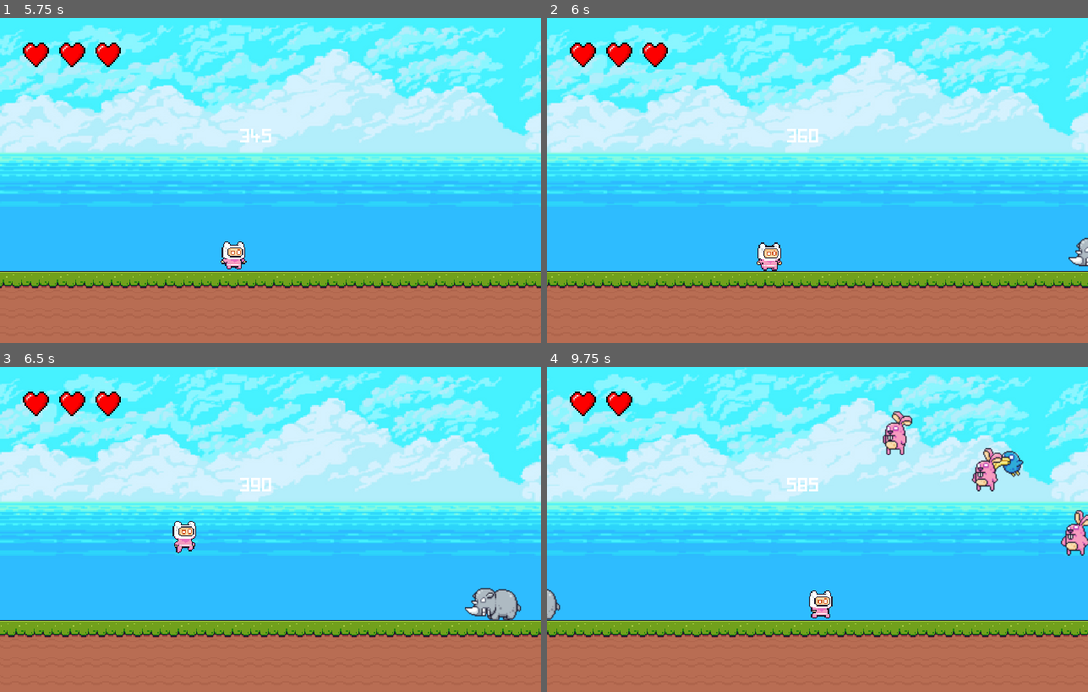
Above: before the commit, frames 1-4 (two rows, left to right).
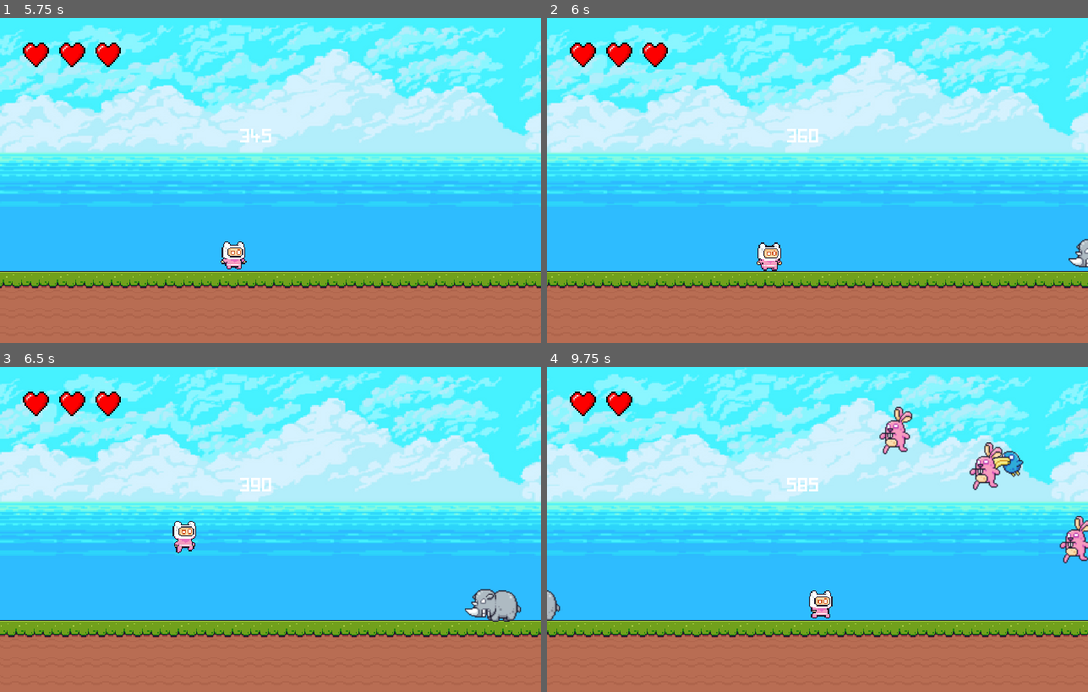
Above: after the commit, the same moments.

Repository: Lucaswpp/Projeto_a3
Game: Godot game, scene res://Nivel_1.tscn
The game is run twice, just before and just after one commit, with the same random seed, the same clock (stepped at 60 frames per second) and the same inputs.
Inputs:
- Up to frame 1 (5.75 s): tap Enter (enter) at 0.5, 0.6, 1.35, 2.1, 2.85, 3.6, 4.35, 5.1 s; hold D (move_right) 0.53-2.03 s; tap Space (JUMP) at 0.77, 1.52, 3.02, 3.77, 4.52 s; hold A (move_left) 2.03-2.78 s; hold D (move_right) 2.78-4.28 s; hold A (move_left) 4.28-5.03 s; hold D (move_right) from 5.03 s (still down)
- Up to frame 2 (6 s): release D (move_right) at 5.78 s; hold A (move_left) from 5.78 s (still down); tap Enter (enter) at 5.85 s
- Up to frame 3 (6.5 s): keep holding A (move_left); tap Space (JUMP) at 6.02 s
- Up to frame 4 (9.75 s): tap Enter (enter) every 0.75 s from 6.6 to 9.6 s; tap Space (JUMP) at 6.77, 7.52, 9.02 s; release A (move_left) at 7.28 s; hold D (move_right) 7.28-9.53 s; hold A (move_left) from 9.53 s (still down)

Frame 1 is identical in both runs. In frame 2, 0.1% of the frame differs, in the area x 96-100%, y 67-77%; in frame 3, 0.3%; in frame 4, 1.5%, in the area x 0-100%, y 12-78%.

Commit message:
add idiomas no jogo

Diff:
--- a/Enemy_bird.tscn
+++ b/Enemy_bird.tscn
@@ -40,7 +40,8 @@
 }
 
 [node name="Enemy_bird" type="KinematicBody2D"]
-collision_mask = 4
+collision_layer = 4
+collision_mask = 0
 script = ExtResource( 2 )
 
 [node name="CollisionShape2D" type="CollisionShape2D" parent="."]
--- a/Enemy_hino.tscn
+++ b/Enemy_hino.tscn
@@ -39,7 +39,8 @@
 }
 
 [node name="Enemy_hino" type="KinematicBody2D"]
-collision_mask = 2
+collision_layer = 8
+collision_mask = 0
 script = ExtResource( 2 )
 
 [node name="CollisionShape2D" type="CollisionShape2D" parent="."]
--- a/Enemy_rabbit.tscn
+++ b/Enemy_rabbit.tscn
@@ -171,7 +171,8 @@
 }
 
 [node name="Enemy_rabbit" type="KinematicBody2D"]
-collision_mask = 2
+collision_layer = 16
+collision_mask = 0
 script = ExtResource( 1 )
 
 [node name="CollisionShape2D" type="CollisionShape2D" parent="."]
--- a/Life.gd
+++ b/Life.gd
@@ -5,6 +5,10 @@
 var index = 0
 var is_invuneravel = true
 var time = 0
+var path_save = "res://save_game/"
+var file_name = "GameConfig.tres"
+var obj_gameConfig = ResourceLoader.load(path_save+file_name)
+
 
 func _process(delta):
 	check_life()
@@ -22,6 +26,8 @@
 func check_life():
 
 	if index > 2:
+		obj_gameConfig.scores[obj_gameConfig.personagem] = int($"../score".text)
+		ResourceSaver.save(path_save + file_name, obj_gameConfig)
 		get_tree().change_scene("res://Game_over.tscn")
 
 
--- a/Menu.gd
+++ b/Menu.gd
@@ -1,6 +1,13 @@
 extends Control
 
+var path_save = "res://save_game/"
+var file_name = "GameConfig.tres"
+var obj_config = ResourceLoader.load(path_save+file_name).duplicate()
+var idioma_mode = Tradutor.translate_game_path(obj_config.idioma+"."+"Menu")
+onready var lista_botao = $VBoxContainer
 
+func _ready():
+	translate_cena()
 
 func _on_Start_pressed():
 	get_tree().change_scene("res://Tutorial.tscn")
@@ -15,3 +22,8 @@
 
 func _on_exit_pressed():
 	get_tree().quit()
+
+
+func translate_cena():
+	for i in lista_botao.get_children():
+		i.text = idioma_mode[i.name]
--- a/Menu.tscn
+++ b/Menu.tscn
@@ -63,7 +63,7 @@
 custom_constants/separation = 10
 alignment = 1
 
-[node name="Start" type="Button" parent="VBoxContainer"]
+[node name="00" type="Button" parent="VBoxContainer"]
 margin_right = 180.0
 margin_bottom = 18.0
 focus_mode = 0
@@ -74,7 +74,7 @@
 text = "Start Game"
 flat = true
 
-[node name="character" type="Button" parent="VBoxContainer"]
+[node name="01" type="Button" parent="VBoxContainer"]
 margin_top = 28.0
 margin_right = 180.0
 margin_bottom = 46.0
@@ -86,7 +86,7 @@
 text = "Main Character"
 flat = true
 
-[node name="score" type="Button" parent="VBoxContainer"]
+[node name="02" type="Button" parent="VBoxContainer"]
 margin_top = 56.0
 margin_right = 180.0
 margin_bottom = 74.0
@@ -98,7 +98,7 @@
 text = "Score"
 flat = true
 
-[node name="exit" type="Button" parent="VBoxContainer"]
+[node name="03" type="Button" parent="VBoxContainer"]
 margin_top = 84.0
 margin_right = 180.0
 margin_bottom = 102.0
@@ -113,7 +113,7 @@
 [node name="person" parent="." instance=ExtResource( 3 )]
 position = Vector2( 96, 48 )
 
-[connection signal="pressed" from="VBoxContainer/Start" to="." method="_on_Start_pressed"]
-[connection signal="pressed" from="VBoxContainer/character" to="." method="_on_character_pressed"]
-[connection signal="pressed" from="VBoxContainer/score" to="." method="_on_score_pressed"]
-[connection signal="pressed" from="VBoxContainer/exit" to="." method="_on_exit_pressed"]
+[connection signal="pressed" from="VBoxContainer/00" to="." method="_on_Start_pressed"]
+[connection signal="pressed" from="VBoxContainer/01" to="." method="_on_character_pressed"]
+[connection signal="pressed" from="VBoxContainer/02" to="." method="_on_score_pressed"]
+[connection signal="pressed" from="VBoxContainer/03" to="." method="_on_exit_pressed"]
--- a/Nivel_1.gd
+++ b/Nivel_1.gd
@@ -6,7 +6,6 @@
 onready var bird = load("res://Enemy_bird.tscn")
 onready var rabbit = load("res://Enemy_rabbit.tscn")
 onready var capetao = load("res://Enemy_capetao.tscn")
-
 var tempo_spaw = 0
 var num_random = RandomNumberGenerator.new()
 
--- a/Nivel_1.tscn
+++ b/Nivel_1.tscn
@@ -173,6 +173,9 @@
 [sub_resource type="RectangleShape2D" id=6]
 extents = Vector2( 696, 19 )
 
+[sub_resource type="RectangleShape2D" id=7]
+extents = Vector2( 10, 112 )
+
 [node name="Nivel_1" type="Node2D"]
 script = ExtResource( 6 )
 
@@ -184,6 +187,7 @@
 
 [node name="Player" parent="." instance=ExtResource( 1 )]
 position = Vector2( 80, 48 )
+collision_mask = 1
 
 [node name="TileMap" type="TileMap" parent="."]
 tile_set = SubResource( 1 )
@@ -208,8 +212,8 @@
 
 [node name="StaticBody2D" type="StaticBody2D" parent="."]
 position = Vector2( 16, 240 )
-collision_layer = 2
-collision_mask = 2
+collision_layer = 0
+collision_mask = 28
 
 [node name="CollisionShape2D" type="CollisionShape2D" parent="StaticBody2D"]
 position = Vector2( 456, 4 )
@@ -217,3 +221,19 @@
 
 [node name="Life" parent="." instance=ExtResource( 8 )]
 position = Vector2( 64, 32 )
+
+[node name="StaticBody2D2" type="StaticBody2D" parent="."]
+position = Vector2( -8, 214 )
+collision_layer = 2
+
+[node name="CollisionShape2D" type="CollisionShape2D" parent="StaticBody2D2"]
+position = Vector2( 0, -102 )
+shape = SubResource( 7 )
+
+[node name="StaticBody2D3" type="StaticBody2D" parent="."]
+position = Vector2( -16, 428 )
+collision_layer = 2
+
+[node name="CollisionShape2D" type="CollisionShape2D" parent="StaticBody2D3"]
+position = Vector2( 1000, -317 )
+shape = SubResource( 7 )
--- a/Player.tscn
+++ b/Player.tscn
@@ -583,6 +583,7 @@
 shape = SubResource( 3 )
 
 [node name="hurtBox" type="Area2D" parent="."]
+collision_mask = 28
 
 [node name="CollisionShape2D" type="CollisionShape2D" parent="hurtBox"]
 self_modulate = Color( 0.435294, 0.0313726, 0.560784, 1 )
--- a/Score.gd
+++ b/Score.gd
@@ -1,6 +1,19 @@
 extends Control
 
-
+onready var list_score = $scores
+onready var list_sprites = $sprites
+var path_save = "res://save_game/"
+var file_name = "GameConfig.tres"
+var position_node_list: = [[128,80],[128,144],[128,208]]
+var obj_gameConfig = ResourceLoader.load(path_save+file_name).duplicate()
 
 func _on_exit_pressed():
 	get_tree().change_scene("res://Menu.tscn")
+
+func _ready():
+	process_character_score()
+
+
+func process_character_score():
+	for i in list_score.get_children():
+		i.text = ""+String(obj_gameConfig.scores[i.name])
--- a/Score.tscn
+++ b/Score.tscn
@@ -60,23 +60,23 @@
 texture = ExtResource( 2 )
 hframes = 11
 
+[node name="virtual_guy" type="Sprite" parent="sprites"]
+position = Vector2( 128, 208 )
+scale = Vector2( 1.5, 1.5 )
+texture = ExtResource( 4 )
+hframes = 11
+
 [node name="mask_dude" type="Sprite" parent="sprites"]
 position = Vector2( 128, 144 )
 scale = Vector2( 1.5, 1.5 )
 texture = ExtResource( 3 )
 hframes = 11
 
-[node name="virtual_guy" type="Sprite" parent="sprites"]
-position = Vector2( 128, 208 )
-scale = Vector2( 1.5, 1.5 )
-texture = ExtResource( 4 )
-hframes = 11
-
 [node name="scores" type="Control" parent="."]
 margin_right = 40.0
 margin_bottom = 40.0
 
-[node name="Label" type="Label" parent="scores"]
+[node name="pink_man" type="Label" parent="scores"]
 margin_left = 320.0
 margin_top = 75.0
 margin_right = 365.0
@@ -84,7 +84,7 @@
 custom_fonts/font = SubResource( 2 )
 text = "1000"
 
-[node name="Label2" type="Label" parent="scores"]
+[node name="mask_dude" type="Label" parent="scores"]
 margin_left = 326.0
 margin_top = 142.0
 margin_right = 366.0
@@ -92,7 +92,7 @@
 custom_fonts/font = SubResource( 3 )
 text = "500"
 
-[node name="Label3" type="Label" parent="scores"]
+[node name="virtual_guy" type="Label" parent="scores"]
 margin_left = 326.0
 margin_top = 208.0
 margin_right = 366.0
--- a/character.gd
+++ b/character.gd
@@ -4,6 +4,7 @@
 var index = 0
 var path_save = "res://save_game/"
 var file_name = "GameConfig.tres"
+onready var obj_gameConfig = ResourceLoader.load(path_save+file_name).duplicate()
 
 func _on_left_pressed():
 	togle_sprite(-1)
@@ -13,7 +14,6 @@
 	togle_sprite(1)
 
 func _on_Ok_pressed():
-	var obj_gameConfig = GameConfig.new()
 	obj_gameConfig.personagem = get_select_person()
 	ResourceSaver.save(path_save + file_name, obj_gameConfig)
 	get_tree().change_scene("res://Menu.tscn")
--- /dev/null
+++ b/config.gd
@@ -0,0 +1,13 @@
+extends Control
+
+onready var idioma_list = $list_idioma
+onready var diff_list = $list_diff
+var path_save = "res://save_game/"
+var file_name = "GameConfig.tres"
+onready var obj_gameConfig = ResourceLoader.load(path_save+file_name).duplicate()
+
+func _on_Button5_pressed():
+	obj_gameConfig.idioma = idioma_list.get_select_idioma()
+	obj_gameConfig.diff = diff_list.get_select_diff()
+	ResourceSaver.save(path_save+file_name,obj_gameConfig)
+	get_tree().change_scene("res://Menu.tscn")
--- /dev/null
+++ b/config.tscn
@@ -0,0 +1,161 @@
+[gd_scene load_steps=16 format=2]
+
+[ext_resource path="res://pixelart.ttf" type="DynamicFontData" id=1]
+[ext_resource path="res://right.png" type="Texture" id=2]
+[ext_resource path="res://left.png" type="Texture" id=3]
+[ext_resource path="res://ingles.png" type="Texture" id=4]
+[ext_resource path="res://brasil.png" type="Texture" id=5]
+[ext_resource path="res://portugal.png" type="Texture" id=6]
+[ext_resource path="res://russia.png" type="Texture" id=7]
+[ext_resource path="res://list_idioma.gd" type="Script" id=8]
+[ext_resource path="res://facil.png" type="Texture" id=9]
+[ext_resource path="res://dificil.png" type="Texture" id=10]
+[ext_resource path="res://medio.png" type="Texture" id=11]
+[ext_resource path="res://list_diff.gd" type="Script" id=12]
+[ext_resource path="res://ok_btn.png" type="Texture" id=13]
+[ext_resource path="res://config.gd" type="Script" id=14]
+
+[sub_resource type="DynamicFont" id=1]
+size = 20
+font_data = ExtResource( 1 )
+
+[node name="Control" type="Control"]
+anchor_right = 1.0
+anchor_bottom = 1.0
+script = ExtResource( 14 )
+
+[node name="ColorRect" type="ColorRect" parent="."]
+anchor_right = 1.0
+anchor_bottom = 1.0
+color = Color( 0.913725, 0.286275, 0.662745, 1 )
+
+[node name="Label" type="Label" parent="."]
+anchor_left = 0.5
+anchor_top = 0.5
+anchor_right = 0.5
+anchor_bottom = 0.5
+margin_left = -125.0
+margin_top = -107.0
+margin_right = 122.0
+margin_bottom = -82.0
+rect_pivot_offset = Vector2( 102, 13 )
+custom_fonts/font = SubResource( 1 )
+text = "Configuration"
+align = 1
+
+[node name="VBoxContainer" type="VBoxContainer" parent="."]
+margin_left = 24.0
+margin_top = 126.0
+margin_right = 314.0
+margin_bottom = 192.0
+custom_constants/separation = 30
+alignment = 1
+
+[node name="Label2" type="Label" parent="VBoxContainer"]
+margin_right = 290.0
+margin_bottom = 18.0
+rect_pivot_offset = Vector2( 102, 13 )
+custom_fonts/font = SubResource( 1 )
+text = "language"
+valign = 1
+
+[node name="Label3" type="Label" parent="VBoxContainer"]
+margin_top = 48.0
+margin_right = 290.0
+margin_bottom = 66.0
+rect_pivot_offset = Vector2( 102, 13 )
+custom_fonts/font = SubResource( 1 )
+text = "difficulty level"
+
+[node name="Button" type="Button" parent="."]
+margin_left = 149.0
+margin_top = 120.0
+margin_right = 179.0
+margin_bottom = 154.0
+icon = ExtResource( 3 )
+flat = true
+
+[node name="Button3" type="Button" parent="."]
+margin_left = 262.0
+margin_top = 168.0
+margin_right = 292.0
+margin_bottom = 202.0
+icon = ExtResource( 3 )
+flat = true
+
+[node name="Button2" type="Button" parent="."]
+margin_left = 219.0
+margin_top = 119.0
+margin_right = 251.0
+margin_bottom = 155.0
+icon = ExtResource( 2 )
+flat = true
+
+[node name="Button5" type="Button" parent="."]
+margin_left = 196.0
+margin_top = 213.0
+margin_right = 708.0
+margin_bottom = 719.0
+rect_scale = Vector2( 0.15, 0.15 )
+icon = ExtResource( 13 )
+flat = true
+
+[node name="Button4" type="Button" parent="."]
+margin_left = 333.0
+margin_top = 169.0
+margin_right = 363.0
+margin_bottom = 203.0
+icon = ExtResource( 2 )
+flat = true
+
+[node name="list_diff" type="Node2D" parent="."]
+script = ExtResource( 12 )
+
+[node name="facil" type="Sprite" parent="list_diff"]
+position = Vector2( 314, 186 )
+scale = Vector2( 0.055, 0.055 )
+texture = ExtResource( 9 )
+
+[node name="medio" type="Sprite" parent="list_diff"]
+visible = false
+position = Vector2( 314, 186 )
+scale = Vector2( 0.07, 0.07 )
+texture = ExtResource( 11 )
+
+[node name="dificil" type="Sprite" parent="list_diff"]
+visible = false
+position = Vector2( 314, 186 )
+scale = Vector2( 0.07, 0.07 )
+texture = ExtResource( 10 )
+
+[node name="list_idioma" type="Node2D" parent="."]
+script = ExtResource( 8 )
+
+[node name="Brasil" type="Sprite" parent="list_idioma"]
+position = Vector2( 199, 137 )
+scale = Vector2( 0.770833, 0.791667 )
+texture = ExtResource( 5 )
+
+[node name="portugal" type="Sprite" parent="list_idioma"]
+visible = false
+position = Vector2( 199, 137 )
+scale = Vector2( 0.771, 0.792 )
+texture = ExtResource( 6 )
+
+[node name="Ingles" type="Sprite" parent="list_idioma"]
+visible = false
+position = Vector2( 199, 137 )
+scale = Vector2( 0.771, 0.792 )
+texture = ExtResource( 4 )
+
+[node name="Russo" type="Sprite" parent="list_idioma"]
+visible = false
+position = Vector2( 199, 137 )
+scale = Vector2( 0.771, 0.792 )
+texture = ExtResource( 7 )
+
+[connection signal="pressed" from="Button" to="list_idioma" method="_on_Button_pressed"]
+[connection signal="pressed" from="Button3" to="list_diff" method="_on_Button3_pressed"]
+[connection signal="pressed" from="Button2" to="list_idioma" method="_on_Button2_pressed"]
+[connection signal="pressed" from="Button5" to="." method="_on_Button5_pressed"]
+[connection signal="pressed" from="Button4" to="list_diff" method="_on_Button4_pressed"]
--- /dev/null
+++ b/list_diff.gd
@@ -0,0 +1,43 @@
+extends Node2D
+
+var index = 0
+onready var lista_sprites = $"."
+
+
+func togle_sprite(num):
+	var cont = -1
+	index = validate_pos(num)
+
+	for i in lista_sprites.get_children():
+		cont += 1
+
+		if index == cont:
+			i.visible = true
+		else:
+			i.visible = false
+
+
+func validate_pos(num):
+	var pos_num = (index + num)
+
+	if (num + index) < 0:
+		pos_num = 2
+
+	elif (num + index) > 2:
+		pos_num = 0
+
+	return pos_num
+
+func get_select_diff():
+	var cont = -1
+	for i in lista_sprites.get_children():
+		cont += 1
+		if i.visible == true:
+			return i.name
+
+
+func _on_Button3_pressed():
+	togle_sprite(1)
+
+func _on_Button4_pressed():
+	togle_sprite(-1)
--- /dev/null
+++ b/list_idioma.gd
@@ -0,0 +1,43 @@
+extends Node2D
+
+var index = 0
+onready var  lista_sprites = $"."
+
+func togle_sprite(num):
+	var cont = -1
+	index = validate_pos(num)
+
+	for i in lista_sprites.get_children():
+		cont += 1
+
+		if index == cont:
+			i.visible = true
+		else:
+			i.visible = false
+
+func get_select_idioma():
+	var cont = -1
+	for i in lista_sprites.get_children():
+		cont += 1
+		if i.visible == true:
+			return i.name
+
+
+func validate_pos(num):
+	var pos_num = (index + num)
+
+	if (num + index) < 0:
+		pos_num = 3
+
+	elif (num + index) > 3:
+		pos_num = 0
+
+	return pos_num
+
+
+func _on_Button_pressed():
+	togle_sprite(-1)
+
+
+func _on_Button2_pressed():
+	togle_sprite(1)
--- a/project.godot
+++ b/project.godot
@@ -22,6 +22,10 @@
 
 config/name="Game_a3"
 run/main_scene="res://Nivel_1.tscn"
+
+[autoload]
+
+Tradutor="*res://tradutor.gd"
 
 [display]
 
--- a/rabbit.gd
+++ b/rabbit.gd
@@ -32,7 +32,7 @@
 	else:
 		state = "rabbit_jump"
 		if veloc.y < 0:
-			state = "rabbit_fall"
+			state = "rabit_fall"
 
 
 	anima.play(state)
--- a/recursos/config_game.gd
+++ b/recursos/config_game.gd
@@ -2,3 +2,6 @@
 class_name GameConfig
 
 export var personagem = "pink_man"
+export var scores = {"pink_man":0, "mask_dude":0, "virtual_guy":0}
+export var idioma = "Ingles"
+export var diff = "facil"
--- a/save_game/GameConfig.tres
+++ b/save_game/GameConfig.tres
@@ -5,3 +5,8 @@
 [resource]
 script = ExtResource( 1 )
 personagem = "pink_man"
+scores = {
+"mask_dude": 2079,
+"pink_man": 3524,
+"virtual_guy": 2750
+}
--- /dev/null
+++ b/tradutor.gd
@@ -0,0 +1,78 @@
+extends Node
+
+var frases = {
+
+	"Brasil": {
+
+		"Menu":{
+		"00": "Iniciar Jogo",
+		"01": "Personagem",
+		"02": "Pontuação",
+		"03": "sair"
+	},
+
+	"Game_over":
+	{
+		"00": "Fim de Jogo",
+	},
+
+	"Tutorial":{
+		"00": "Tutorial do Jogo",
+		"01": "Clique em enter para iniciar o jogo"
+	},
+
+	"Charactere":{
+		"00": "Selecione o seu personagem"
+	}
+
+	},
+
+	  "Ingles": {
+	"Menu": {
+	  "00": "Start Game",
+	  "01": "Character",
+	  "02": "Score",
+	  "03": "Exit"
+	},
+	"Game_over": {
+	  "00": "Game Over"
+	},
+	"Tutorial": {
+	  "00": "Game Tutorial",
+	  "01": "Click enter to start the game"
+	},
+	"Character": {
+	  "00": "Select your character"
+	}
+  },
+
+ "Russo": {
+	"Menu": {
+	  "00": "Начать игру",
+	  "01": "Персонаж",
+	  "02": "Очки",
+	  "03": "Выход"
+	},
+	"Game_over": {
+	  "00": "Конец игры"
+	},
+	"Tutorial": {
+	  "00": "Обучение игре",
+	  "01": "Нажмите Enter, чтобы начать игру"
+	},
+	"Character": {
+	  "00": "Выберите своего персонажа"
+	}
+  }
+}
+
+func translate_game(idioma: String = "Brasil"):
+
+	return frases[idioma]
+
+func translate_game_path(caminho: String):
+
+	var idioma = caminho.split(".")[0]
+	var cena = caminho.split(".")[1]
+
+	return frases[idioma][cena]
Binary file removed: Assets/20 Enemies.png
Binary file removed: Assets/Background/Blue.png
Binary file removed: Assets/Background/Brown.png
Binary file removed: Assets/Background/Gray.png
Binary file removed: Assets/Background/Green.png
Binary file removed: Assets/Background/Pink.png
Binary file removed: Assets/Background/Purple.png
Binary file removed: Assets/Background/Yellow.png
Binary file removed: Assets/Hello.png
Binary file removed: Assets/Items/Boxes/Box1/Break.png
Not shown, removed: Assets/Items/Boxes/Box1/Break.png.import
Binary file removed: Assets/Items/Boxes/Box1/Hit (28x24).png
(and 286 more such lines)
